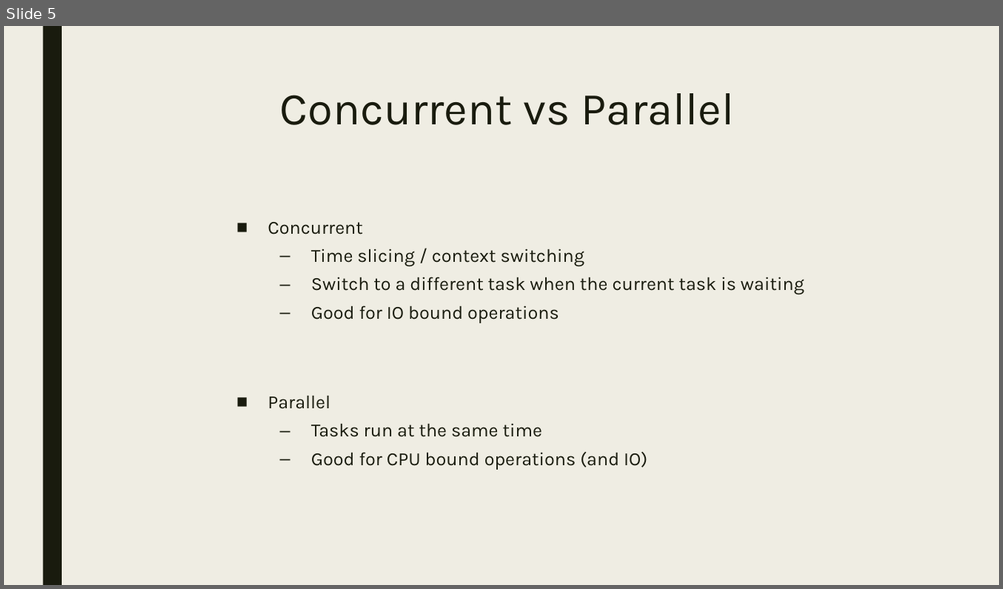
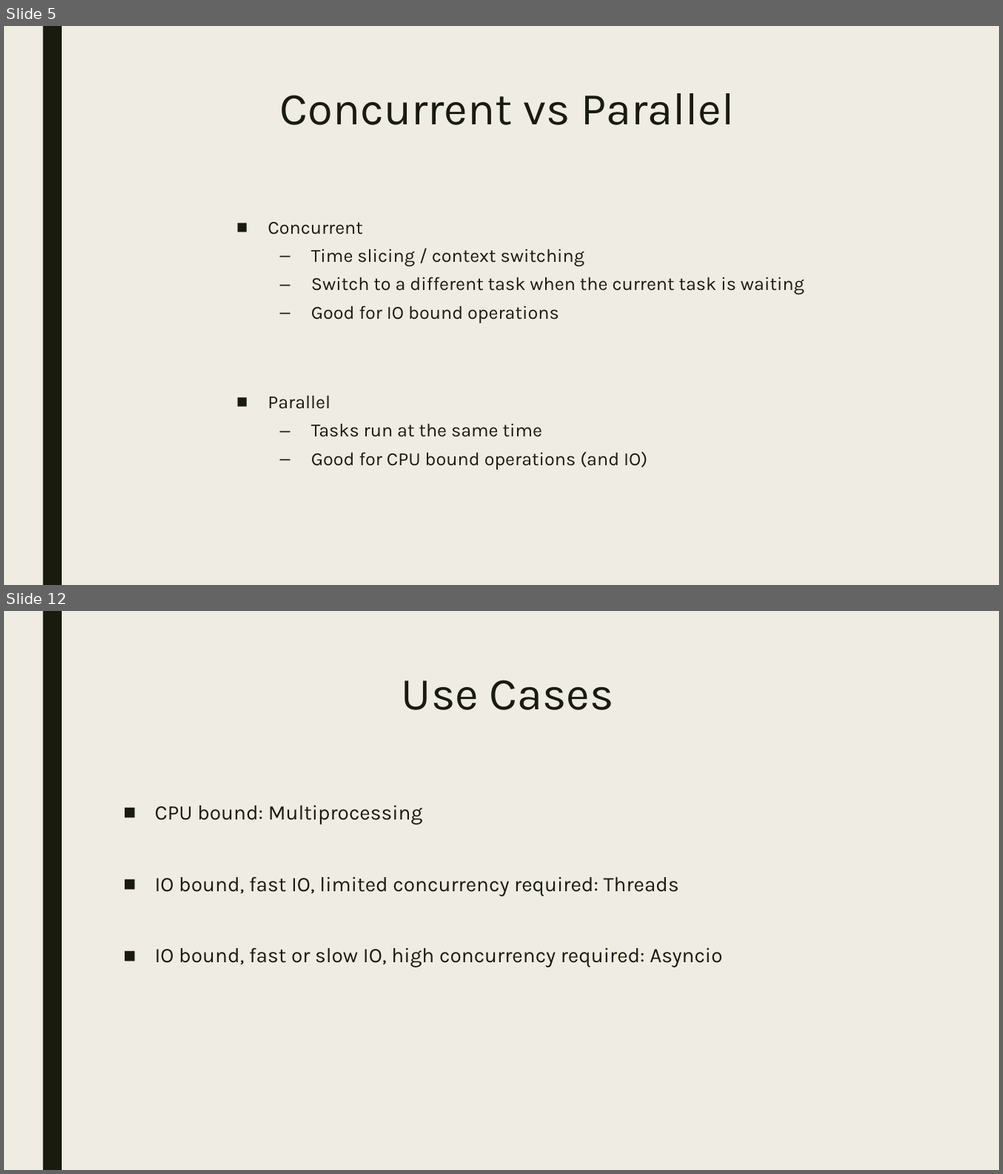
Before and after one commit to bdelate/talk-python-async, a slide deck: slides.pptx. Shown one above the other, each under a label of ours: slide 5 before the commit, slides 5 and 12 after it; the slides between them are not shown. The pictures are 1003x589 and 1003x1174 pixels, drawn with LibreOffice and Linux fonts; fonts in the diff are those of the drawing. Boxes give left, top, right and bottom in pixels: in the first picture for what was removed or moved away, otherwise in the second. Text is boxed around its words. In the diff, an @@ line names an element or a change of style, - is before the commit and + after.

```diff
--- a/slides.pptx
+++ b/slides.pptx
@@ slide 12 added at [4, 611, 999, 1170], background #EFEDE3; not listed: 1 template element that a slide beside it also shows @@
@@ title added at [401, 680, 614, 710], 44 pt, text #191B0E @@
+Use Cases
@@ text added at [155, 805, 722, 968], 20 pt, text #191B0E @@
+■ CPU bound: Multiprocessing
+■ IO bound, fast IO, limited concurrency required: Threads
+■ IO bound, fast or slow IO, high concurrency required: Asyncio
```
Also in this commit, not shown: 1 slide changed, 8 other slides added, 1 other file.
